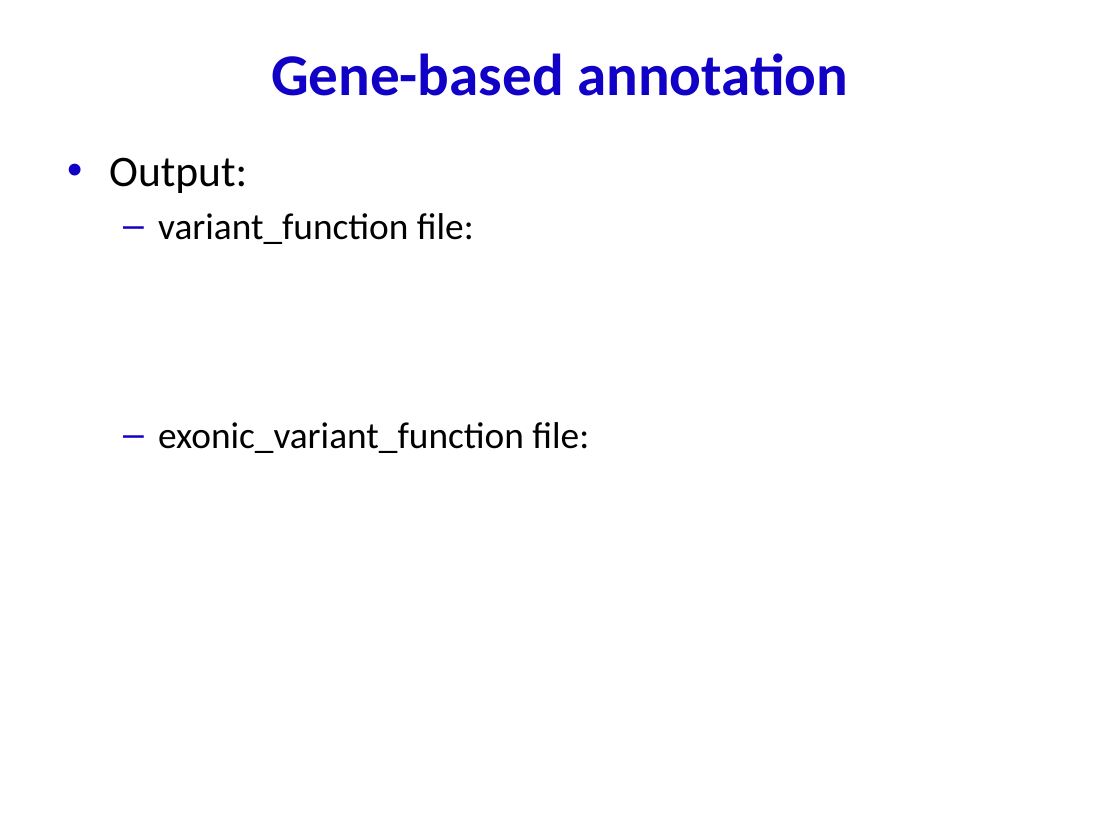
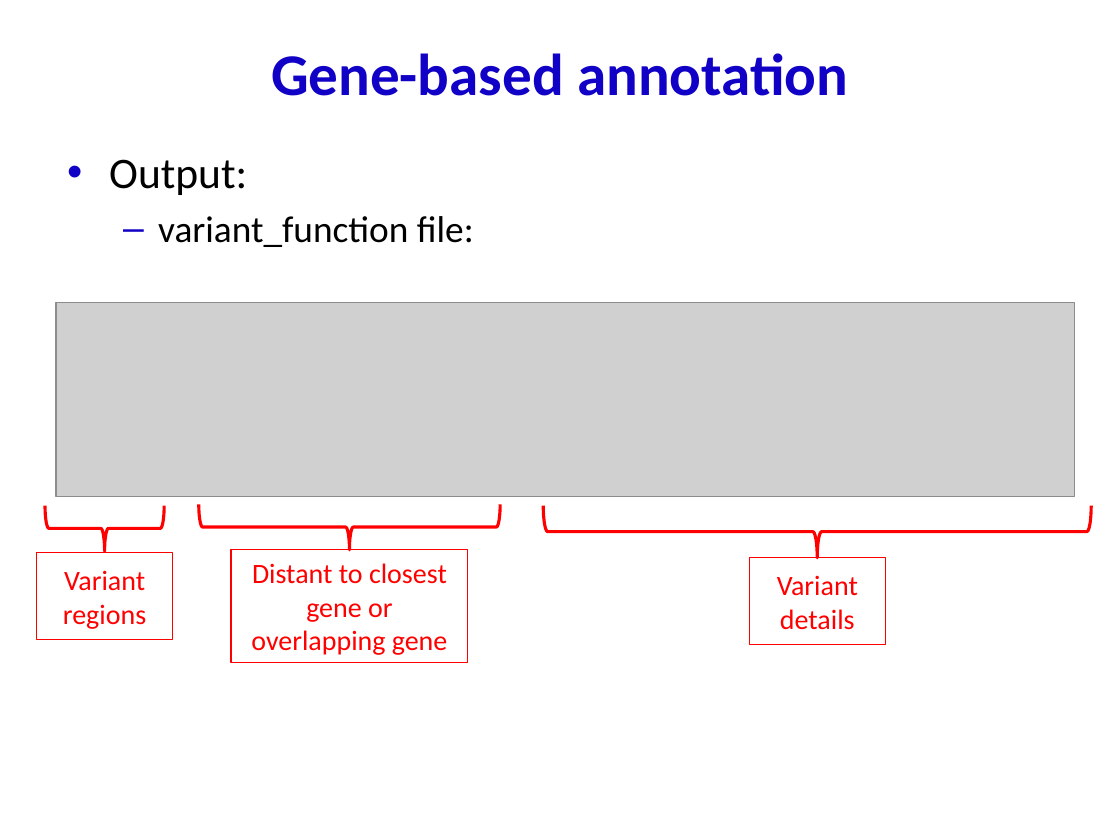
Before and after one commit to bioinformatics-core-shared-training/cruk-summer-school-2017, a slide deck: slide 5 of Day3/practical_annotatingSNVs.pptx. Drawn at 1120x840 pixels with LibreOffice and Linux fonts; fonts in the diff are those of the drawing; grey boxes stand for pictures. Boxes give left, top, right and bottom in pixels: in the first picture for what was removed or moved away, otherwise in the second. Text is boxed around its words. In the diff, an @@ line names an element or a change of style, - is before the commit and + after.

```diff
--- a/Day3/practical_annotatingSNVs.pptx
+++ b/Day3/practical_annotatingSNVs.pptx
@@ picture added at [56,302,1074,496] @@
@@ text at [158,422,589,453]: paragraph removed @@
-  – exonic_variant_function file:
@@ left brace added at [45,506,164,552], outline #FF0000 2 pt @@
@@ left brace added at [199,504,501,550], outline #FF0000 2 pt @@
@@ left brace added at [543,505,1091,558], outline #FF0000 2 pt @@
@@ rectangle added at [37,553,174,641], fill #FFFFFF, outline #FF0000 0.75 pt, 18 pt, text #FF0000 @@
+Variant regions
@@ rectangle added at [231,550,468,662], fill #FFFFFF, outline #FF0000 0.75 pt, 18 pt, text #FF0000 @@
+Distant to closest gene or overlapping gene
@@ rectangle added at [749,558,886,645], fill #FFFFFF, outline #FF0000 0.75 pt, 18 pt, text #FF0000 @@
+Variant details
```
Also in this commit, not shown: 4 other slides changed, 3 slides added, 2 slides removed.
